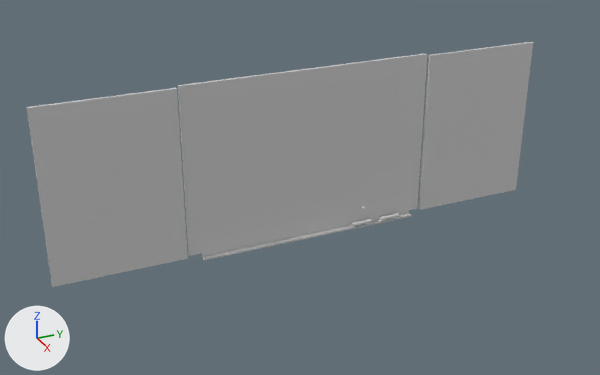
Renders of the COLLADA model robert_gazebo/meshes/visual_blackboard_simple.dae from each side of a commit.
Rendered twice from a camera (50 mm lens) standing at (4.07, -2.27, 2.26) and looking at (-0.08, -0.4, 0.18). The lights are fixed; the arrows at lower left show +X, +Y and +Z. Where no turn or scale is listed for an object, it has been applied to the vertices. Vertices at the same position are counted once.
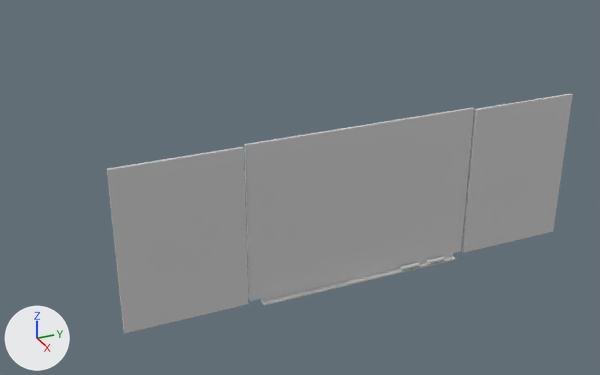
What the commit changed:
me_cube_004 is used by ob_cube_003; location (0.0, 0.0, 0.0).
me_cube_004 had 176 vertices, 314 faces and spanned x -0.05..0.02, y -1.9..1.18, z -0.12..0.92.
me_cube_004 now has 174 vertices, 314 faces and spans x -0.02..0.05, y -1.54..1.53, z -0.5..0.54.
me_cube_004 part 1: the loose piece of 64 vertices spanning x 0.0..0.02, y 0.12..0.25, z -0.11..-0.09 is moved by (0.03, 0.35, -0.38).
me_cube_004 part 2: the loose piece of 64 vertices spanning x 0.0..0.02, y -0.08..0.05, z -0.11..-0.09 is moved by (0.03, 0.35, -0.38).
me_cube_004 part 3: the loose piece of 12 vertices spanning x -0.04..-0.02, y -1.9..-1.14, z -0.11..0.91 is moved by (0.03, 0.35, -0.38).
me_cube_004 part 4: the loose piece of 8 vertices spanning x -0.03..0.02, y -1.05..0.35, z -0.12..-0.1 is moved by (0.03, 0.35, -0.38).
me_cube_004 part 5: a new loose piece of 14 vertices spanning x -0.02..0.0, y -0.77..0.76, z -0.48..0.54.
me_cube_004 part 6: the loose piece of 12 vertices spanning x -0.05..-0.03, y -1.12..0.41, z -0.1..0.92 is deleted.
me_cube_004 part 7: the loose piece of 4 vertices spanning x -0.03, y -1.09..0.38, z -0.08..0.9 is deleted.
Part 8, on me_cube_004:
12 vertices are removed from x -0.04..-0.02, y 0.42..1.18, z -0.11..0.91.
20 faces are deleted.
12 vertices are added at x 0.0..0.02, y 0.77..1.53, z -0.49..0.53.
2 new faces join them, mat_material_006 (light grey #d1d1d1).
18 new faces join them, mat_material_001 (light grey #d1d1d1).

What differs and where, as boxes (x1, y1, x2, y2) in the pictures (600 x 375 px; the box of a moved part takes in the faces that stretch with it):
'Cube_003', reshaped (8% narrower): before (27, 42, 533, 287); after (107, 94, 573, 333)
part 1 of me_cube_004, moved or reshaped: before (380, 213, 399, 220); after (426, 257, 445, 264)
part 2 of me_cube_004, moved or reshaped: before (351, 219, 372, 226); after (400, 263, 419, 270)
part 3 of me_cube_004, moved or reshaped: before (27, 88, 188, 287); after (107, 147, 248, 333)
part 4 of me_cube_004, moved or reshaped: before (202, 210, 413, 260); after (261, 253, 457, 306)
part 5 of me_cube_004, added: after (244, 108, 474, 301)
part 6 of me_cube_004, deleted: before (178, 53, 427, 256)
part 7 of me_cube_004, deleted: before (184, 58, 423, 252)
part 8 of me_cube_004, moved or reshaped: before (418, 42, 533, 210); after (462, 94, 573, 253)
